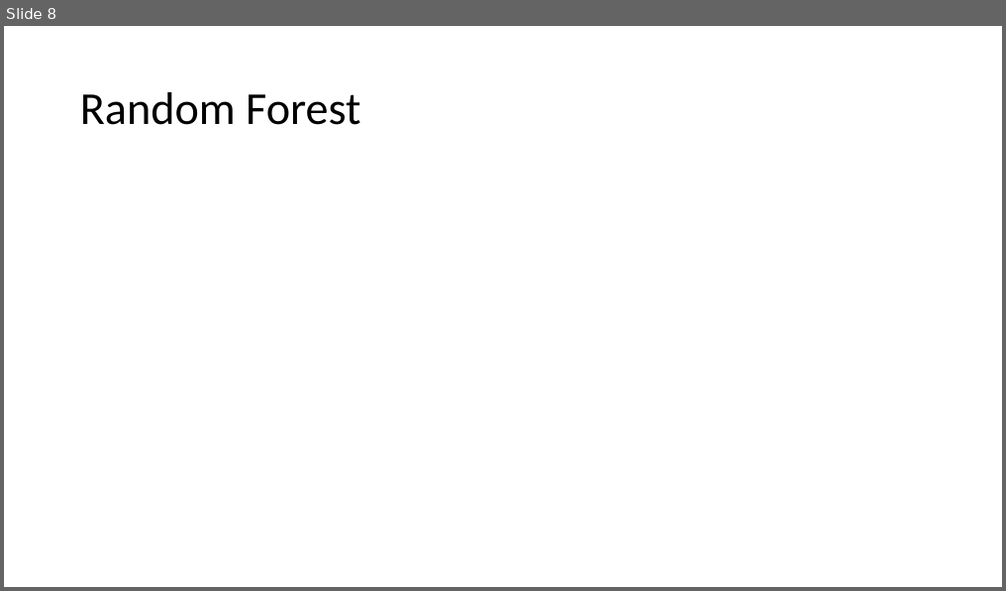
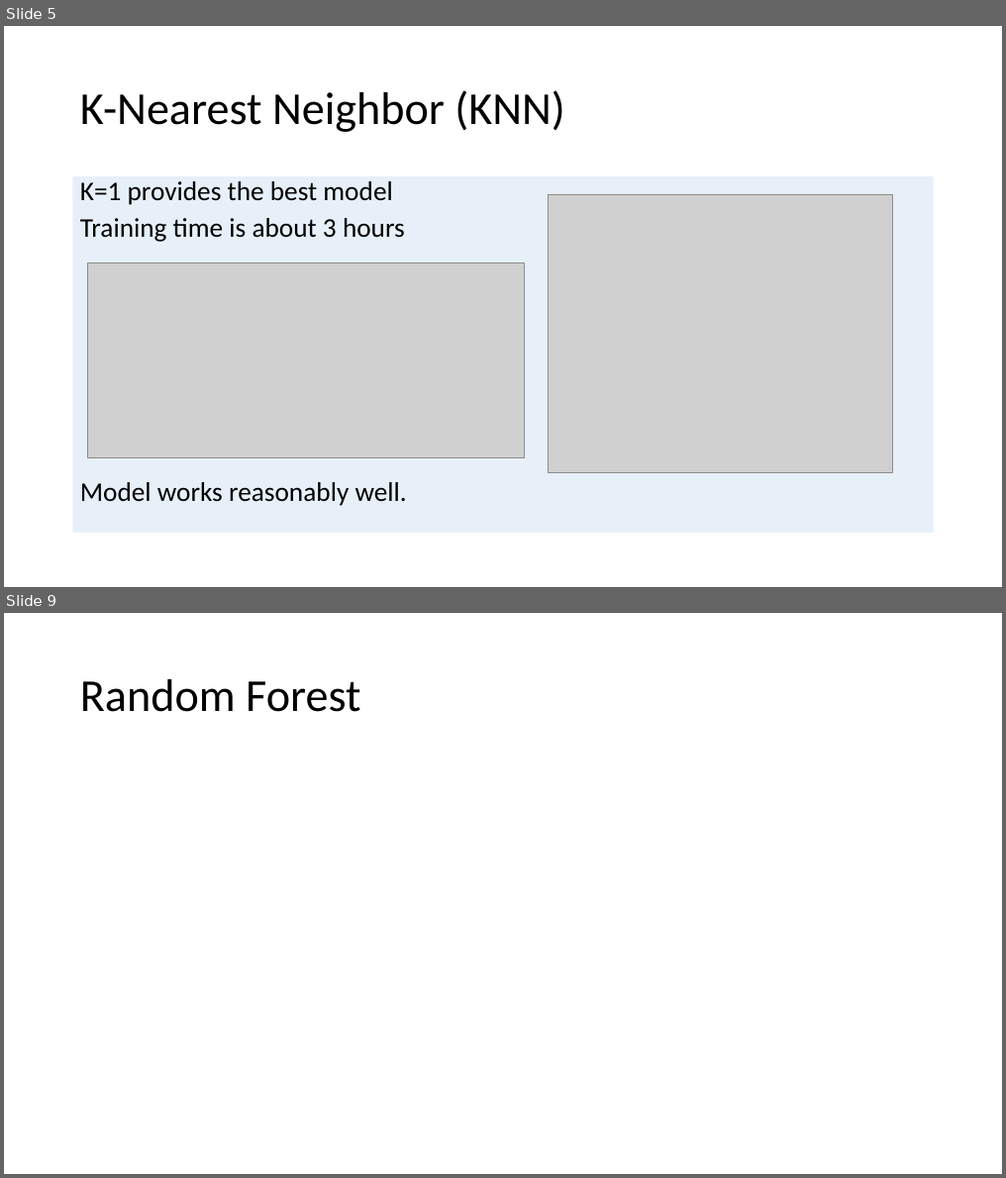
Before and after one commit to allidoiswen/GhostMode, a slide deck: Credit_Card_Fraud_Presentation.pptx. Shown one above the other, each under a label of ours: slide 8 before the commit, slides 5 and 9 after it; the slides between them are not shown. The pictures are 1006x591 and 1006x1178 pixels, drawn with LibreOffice and Linux fonts; fonts in the diff are those of the drawing; grey boxes stand for pictures; background and template pictures are left out. Boxes give left, top, right and bottom in pixels: in the first picture for what was removed or moved away, otherwise in the second. Text is boxed around its words. In the diff, an @@ line names an element or a change of style, - is before the commit and + after.

```diff
--- a/Credit_Card_Fraud_Presentation.pptx
+++ b/Credit_Card_Fraud_Presentation.pptx
@@ slide 5 added at [4, 26, 1002, 587], background picture (left out) @@
@@ title added at [80, 90, 565, 132], 44 pt, text #000000 @@
+K-Nearest Neighbor (KNN)
@@ text added at [73, 176, 934, 533], fill #DEEBF7 at 70% opacity, 26 pt, text #000000 @@
+K=1 provides the best model
+Training time is about 3 hours
+Model works reasonably well.
@@ picture added at [548, 194, 893, 472] @@
@@ picture added at [88, 264, 525, 458] @@
@@ what was slide 8 is now slide 9 @@
```
Also in this commit, not shown: 5 slides changed, 5 other slides added, 10 slides removed.
